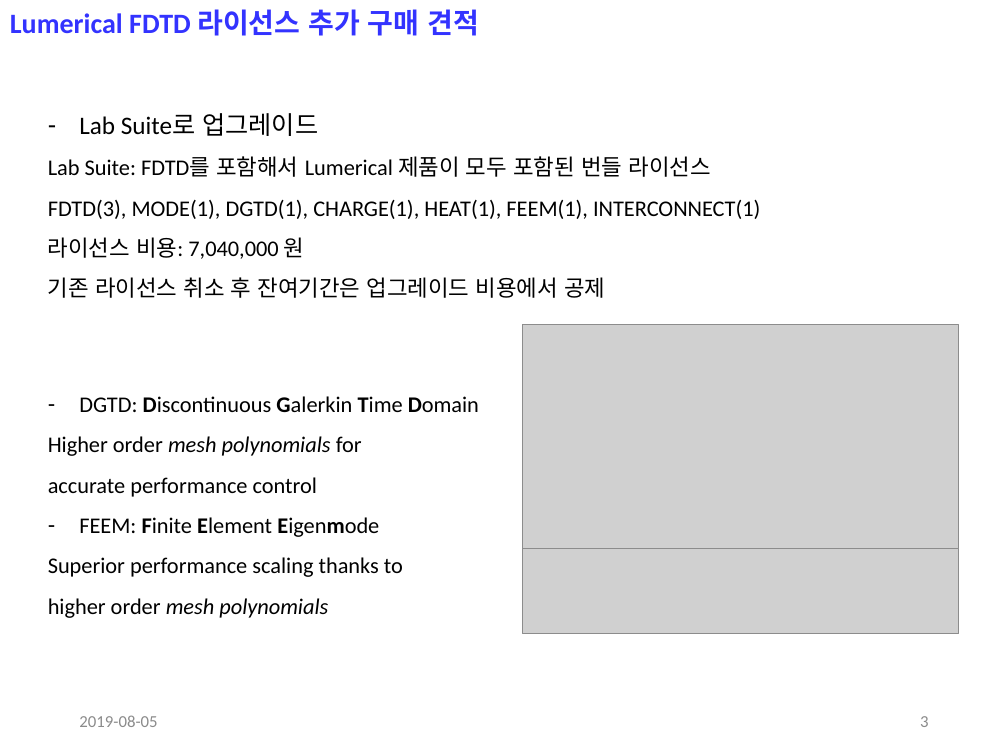
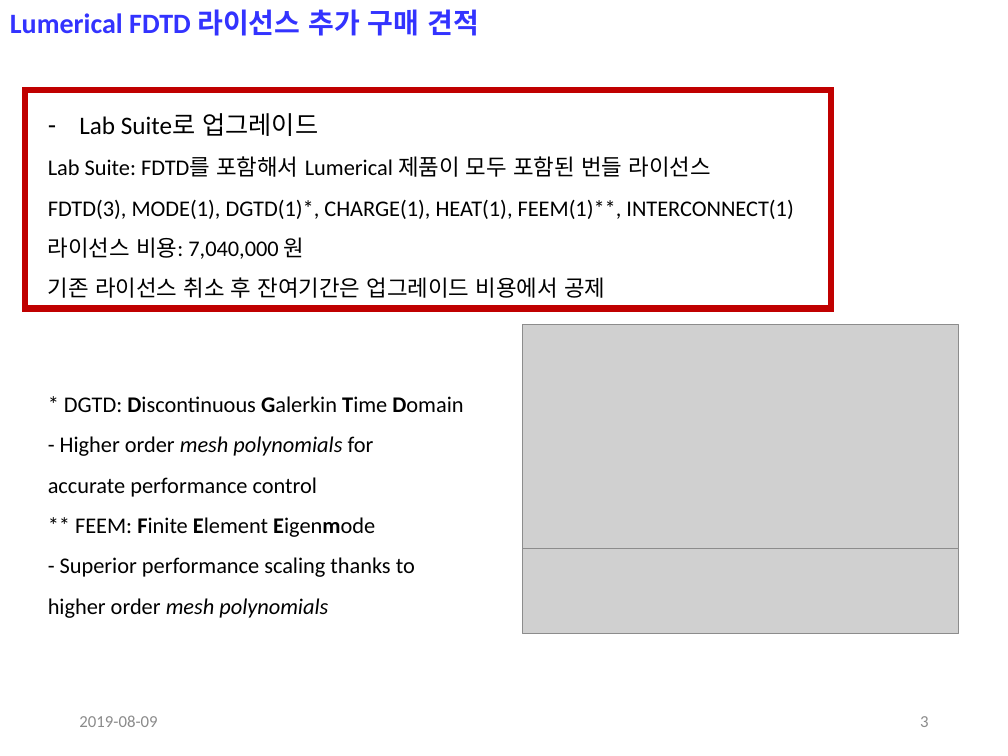
Before and after one commit to jglee96/NBTP_Lab, a slide deck: slide 3 of 랩미팅/201908/190805 (Jong).pptx. Drawn at 1008x756 pixels with LibreOffice and Linux fonts; fonts in the diff are those of the drawing; grey boxes stand for pictures. Boxes give left, top, right and bottom in pixels: in the first picture for what was removed or moved away, otherwise in the second. Text is boxed around its words. In the diff, an @@ line names an element or a change of style, - is before the commit and + after.

```diff
--- a/랩미팅/201908/190805 (Jong).pptx
+++ b/랩미팅/201908/190805 (Jong).pptx
@@ rectangle added at bbox=[25, 90, 832, 308], outline #C00000 4.5 pt @@
@@ text at bbox=[48, 200, 793, 219]: text changed @@
-FDTD(3), MODE(1), DGTD(1), CHARGE(1), HEAT(1), FEEM(1), INTERCONNECT(1)
+FDTD(3), MODE(1), DGTD(1)*, CHARGE(1), HEAT(1), FEEM(1)**, INTERCONNECT(1)
@@ text at bbox=[60, 396, 463, 456]: text changed @@
-– DGTD: Discontinuous Galerkin Time Domain
-Higher order mesh polynomials for
+* DGTD: Discontinuous Galerkin Time Domain
+- Higher order mesh polynomials for
@@ text at bbox=[60, 517, 415, 577]: text changed @@
-– FEEM: Finite Element Eigenmode
-Superior performance scaling thanks to
+** FEEM: Finite Element Eigenmode
+- Superior performance scaling thanks to
@@ text at bbox=[79, 715, 157, 727]: text changed @@
-2019-08-05
+2019-08-09
```
Also in this commit, not shown: 6 other slides changed, 11 other files.
